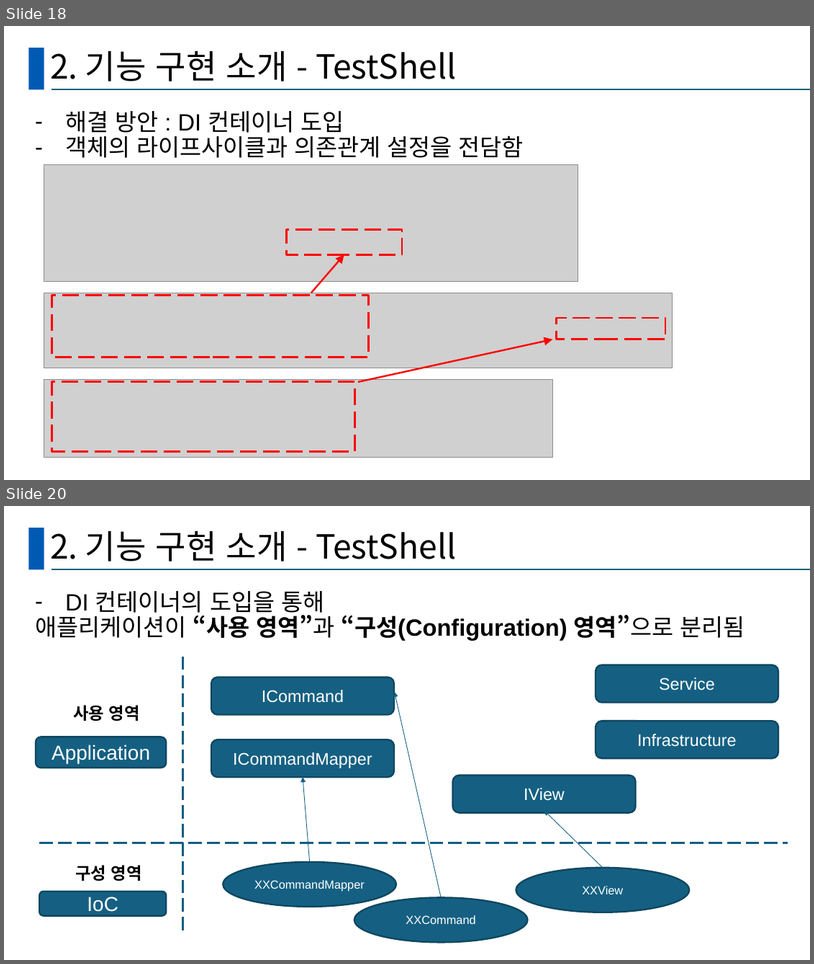
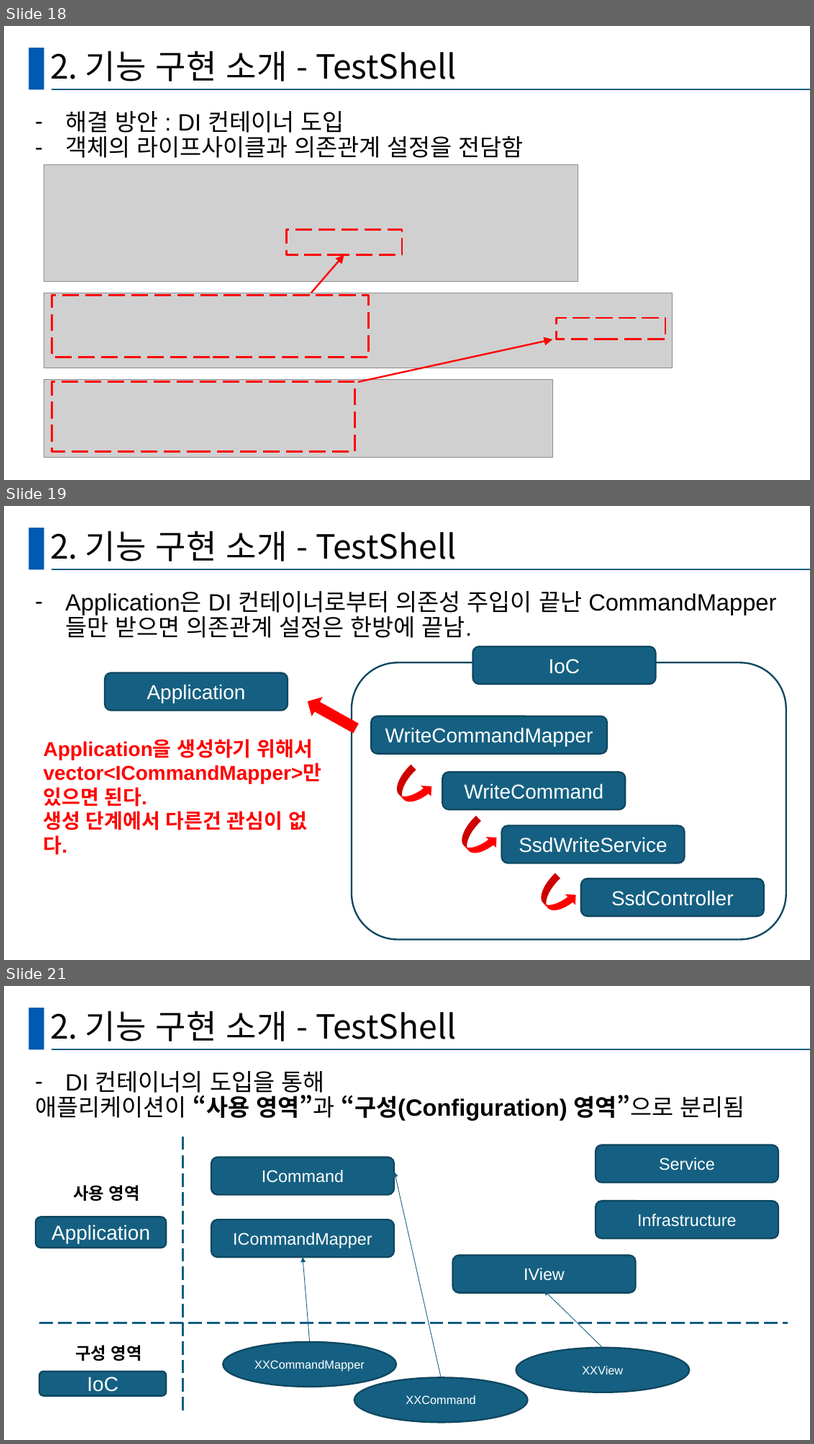
Before and after one commit to GanghyunLee/deep-dive-ssd, a slide deck: D조_DeepDive.pptx. Shown one above the other, each under a label of ours: slides 18 and 20 before the commit, slides 18, 19 and 21 after it; the slides between them are not shown. The pictures are 814x964 and 814x1444 pixels, drawn with LibreOffice and Linux fonts; fonts in the diff are those of the drawing; grey boxes stand for pictures. Boxes give left, top, right and bottom in pixels: in the first picture for what was removed or moved away, otherwise in the second. Text is boxed around its words. In the diff, an @@ line names an element or a change of style, - is before the commit and + after.

```diff
--- a/D조_DeepDive.pptx
+++ b/D조_DeepDive.pptx
@@ slide 19 added at bbox=[4, 506, 810, 960], background #FFFFFF; not listed: 2 template elements that a slide beside it also shows @@
@@ title added at bbox=[50, 530, 456, 561], 39.6 pt, text #000000 @@
+2. 기능 구현 소개 - TestShell
@@ text added at bbox=[65, 591, 582, 638], 28 pt, text #000000 @@
+– Application은 DI 컨테이너로부터 의존성 주입이 끝난 CommandMapper들만 받으면 의존관계 설정은 한방에 끝남.
@@ rounded rectangle added at bbox=[473, 646, 656, 684], fill #156082, outline #104760 2 pt, 24 pt, text #FFFFFF @@
+IoC
@@ rounded rectangle added at bbox=[105, 673, 288, 710], fill #156082, outline #104760 2 pt, 24 pt, text #FFFFFF @@
+Application
@@ rounded rectangle added at bbox=[352, 663, 787, 939], outline #104760 2 pt @@
@@ right arrow added at bbox=[302, 692, 362, 739], fill #FF0000 @@
@@ rounded rectangle added at bbox=[371, 716, 607, 754], fill #156082, outline #104760 2 pt, 24 pt, text #FFFFFF @@
+WriteCommandMapper
@@ text added at bbox=[44, 739, 322, 854], 24 pt, text #FF0000, bold @@
+Application을 생성하기 위해서 vector<ICommandMapper>만 있으면 된다.
+생성 단계에서 다른건 관심이 없다.
@@ curved right arrow added at bbox=[390, 764, 437, 812], fill #FF0000 @@
@@ rounded rectangle added at bbox=[442, 772, 625, 809], fill #156082, outline #104760 2 pt, 24 pt, text #FFFFFF @@
+WriteCommand
@@ curved right arrow added at bbox=[455, 816, 502, 863], fill #FF0000 @@
@@ rounded rectangle added at bbox=[502, 826, 684, 863], fill #156082, outline #104760 2 pt, 24 pt, text #FFFFFF @@
+SsdWriteService
@@ curved right arrow added at bbox=[534, 873, 581, 921], fill #FF0000 @@
@@ rounded rectangle added at bbox=[581, 879, 764, 916], fill #156082, outline #104760 2 pt, 24 pt, text #FFFFFF @@
+SsdController
@@ what was slide 20 is now slide 21 @@
```
Also in this commit, not shown: 10 slides changed.
